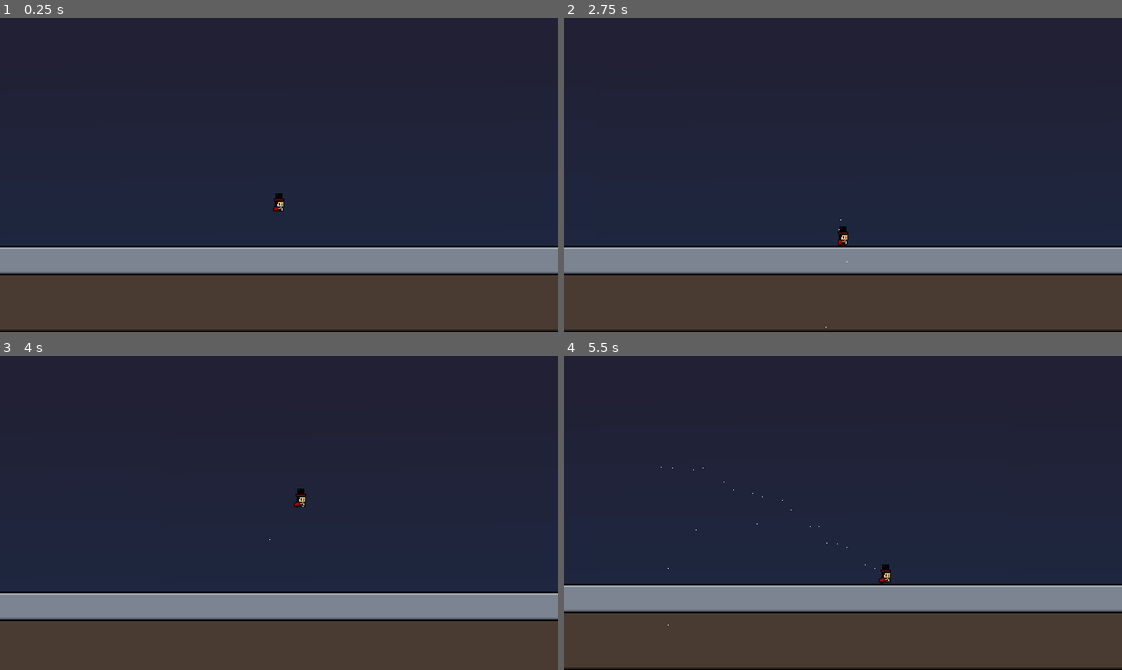
Above: before the commit, frames 1-4 (two rows, left to right).
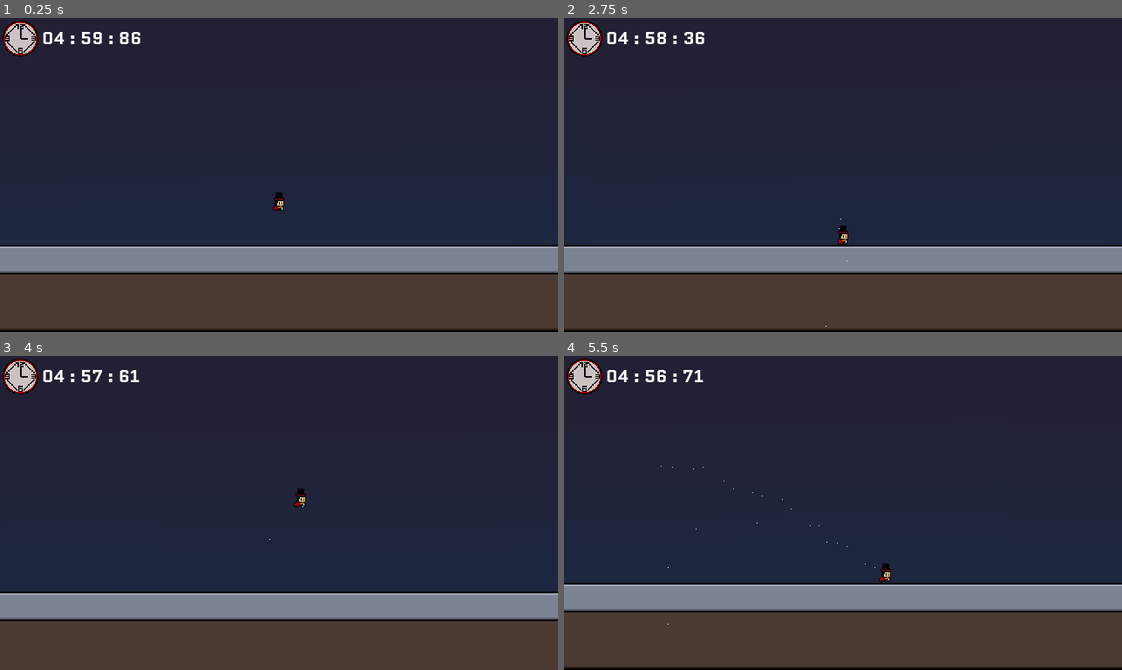
Above: after the commit, the same moments.

Repository: d3V-E/Ghost-Runner
Game: Godot game, scene res://scenes/main_game.tscn
The game is run twice, just before and just after one commit, with the same random seed, the same clock (stepped at 60 frames per second) and the same inputs.
Inputs (mouse positions are in pixels of both pictures, inside the frame that each line leads up to):
- Up to frame 1 (0.25 s): no input
- Up to frame 2 (2.75 s): tap Enter (ui_accept) at 0.5, 0.77, 1.52 s; move the mouse to (965, 159) at 0.52 s; hold Right (ui_right) 0.53-2.03 s; tap Q (dash) at 0.6 s; click (965, 159) at 0.67 s; move the mouse to (731, 190) at 1.27 s; tap Alt at 1.35 s; move the mouse to (898, 105) at 2.02 s; hold Left from 2.03 s (still down); tap Shift at 2.1 s
- Up to frame 3 (4 s): move the mouse to (251, 575) at 2.77 s; release Left at 2.78 s; hold Right (ui_right) from 2.78 s (still down); tap Q (dash) at 2.85 s; click (251, 575) at 2.92 s; tap Enter (ui_accept) at 3.02, 3.77 s; move the mouse to (446, 560) at 3.52 s; tap Alt at 3.6 s
- Up to frame 4 (5.5 s): move the mouse to (675, 465) at 4.27 s; release Right (ui_right) at 4.28 s; hold Left 4.28-5.03 s; tap Shift at 4.35 s; tap Enter (ui_accept) at 4.52 s; move the mouse to (870, 513) at 5.02 s; hold Right (ui_right) from 5.03 s (still down); tap Q (dash) at 5.1 s; click (870, 513) at 5.17 s

The runs differ from the first frame. In frame 1, 3.2% of the frame differs, in the area x 0-100%, y 0-100%; in frame 2, 3.2%; in frame 3, 0.9%; in frame 4, 3.2%.

Commit message:
Update 5

Diff:
--- a/scenes/main_game.tscn
+++ b/scenes/main_game.tscn
@@ -7,6 +7,8 @@
 [ext_resource type="Texture2D" uid="uid://dbgejvm07ta24" path="res://assets/Background Sky.png" id="3_ygxny"]
 [ext_resource type="Script" uid="uid://c2uop8yxdde1j" path="res://scripts/main_player.gd" id="4_ipu61"]
 [ext_resource type="Texture2D" uid="uid://c4x380obe28c5" path="res://assets/Particle.png" id="7_wi4c7"]
+[ext_resource type="Texture2D" uid="uid://bq1s4nqksha3h" path="res://assets/timer.png" id="8_2l77h"]
+[ext_resource type="FontFile" uid="uid://cx2ex0q7cve0h" path="res://assets/fonts/Quantico-Bold.ttf" id="9_nqdth"]
 
 [sub_resource type="RectangleShape2D" id="RectangleShape2D_r72bl"]
 size = Vector2(640, 100)
@@ -120,6 +122,7 @@
 script = ExtResource("1_72e8q")
 
 [node name="Visual Ground" type="Node2D" parent="." unique_id=165295328]
+position = Vector2(320, 180)
 
 [node name="Background" type="Sprite2D" parent="Visual Ground" unique_id=1636706226]
 z_index = -1
@@ -143,7 +146,13 @@
 
 [node name="Main Player" type="CharacterBody2D" parent="." unique_id=659504146]
 z_index = 5
+position = Vector2(320, 180)
 script = ExtResource("4_ipu61")
+
+[node name="Player Camera" type="Camera2D" parent="Main Player" unique_id=395235874]
+limit_bottom = 360
+position_smoothing_enabled = true
+position_smoothing_speed = 10.0
 
 [node name="Player Animation" type="AnimatedSprite2D" parent="Main Player" unique_id=134535417]
 sprite_frames = SubResource("SpriteFrames_xgy4w")
@@ -153,11 +162,6 @@
 [node name="Player Collision" type="CollisionShape2D" parent="Main Player" unique_id=1823341704]
 position = Vector2(0, 4.5)
 shape = SubResource("RectangleShape2D_xgy4w")
-
-[node name="Player Camera" type="Camera2D" parent="Main Player" unique_id=395235874]
-limit_bottom = 179
-position_smoothing_enabled = true
-position_smoothing_speed = 10.0
 
 [node name="Jump Particle" type="CPUParticles2D" parent="Main Player" unique_id=635381313]
 position = Vector2(0, 12)
@@ -179,4 +183,26 @@
 gravity = Vector2(-300, 0)
 color = Color(0.80049086, 0.80049074, 0.80049074, 1)
 
+[node name="UI Canvas" type="CanvasLayer" parent="." unique_id=2125021444]
+
+[node name="Timer Image" type="Sprite2D" parent="UI Canvas" unique_id=288947449]
+position = Vector2(23.5, 23.5)
+scale = Vector2(0.64062494, 0.64062494)
+texture = ExtResource("8_2l77h")
+
+[node name="Timer" type="Timer" parent="UI Canvas/Timer Image" unique_id=1711553460]
+wait_time = 0.009999999999999998
+autostart = true
+
+[node name="Timer Text" type="RichTextLabel" parent="UI Canvas" unique_id=367030321]
+offset_left = 48.0
+offset_top = 3.0
+offset_right = 200.0
+offset_bottom = 44.0
+theme_override_fonts/normal_font = ExtResource("9_nqdth")
+theme_override_font_sizes/normal_font_size = 20
+text = "00 : 00 : 00"
+vertical_alignment = 1
+
 [connection signal="timeout" from="Visual Ground/Player Position Test (X)" to="." method="_on_test_timeout"]
+[connection signal="timeout" from="UI Canvas/Timer Image/Timer" to="." method="_on_timer_timeout"]
--- a/scripts/main_game.gd
+++ b/scripts/main_game.gd
@@ -6,7 +6,7 @@
 
 var partwidth = 640
 var partheight = 360
-
+var time = 30000
 
 func _ready():
 	pass
@@ -36,3 +36,20 @@
 func _on_test_timeout():
 	print(player.global_position.x)
 	print(player.global_position.y)
+
+
+
+
+
+func _on_timer_timeout():
+	if time <= 0:
+		time = 0
+		$"UI Canvas/Timer Text".text = "00 : 00 : 00"
+	else:
+		@warning_ignore("integer_division")
+		var minute = int(time / 6000)
+		@warning_ignore("integer_division")
+		var seconds = int(time / 100)% 60
+		var centi = int(time) % 100
+		$"UI Canvas/Timer Text".text = "%02d : %02d : %02d" % [minute , seconds , centi]
+		time -= 1
--- a/scripts/main_player.gd
+++ b/scripts/main_player.gd
@@ -11,6 +11,8 @@
 var speedcheck = 300
 var maxjump = 3
 var jump = 0
+
+
 
 @onready var animatedsprite: AnimatedSprite2D = $"Player Animation"
 
Binary file added: assets/timer.png
Not shown, added: assets/timer.png.import
